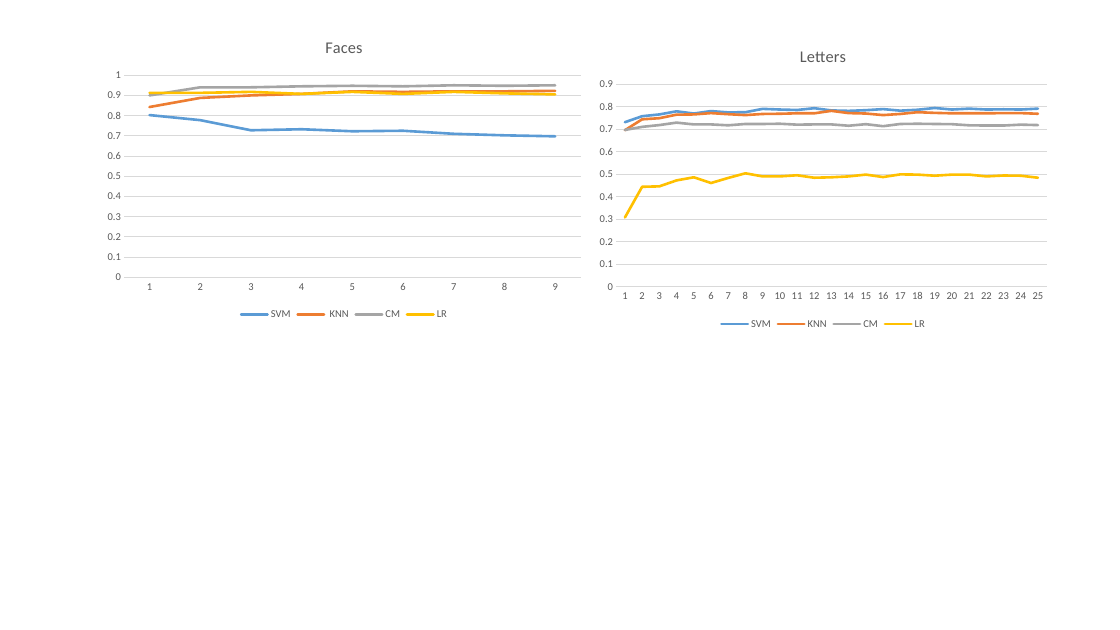
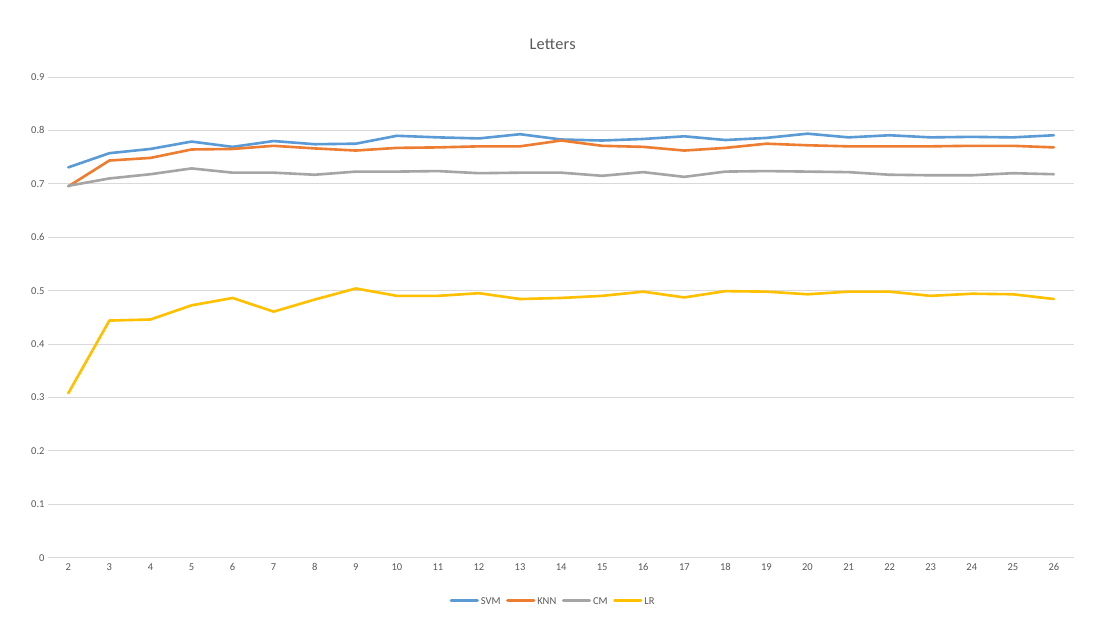
Before and after one commit to WoodMath/cse5334, a slide deck: slide 2 of hw02/p2output.pptx (slide 1 before the commit). Drawn at 1120x630 pixels with LibreOffice and Linux fonts; fonts in the diff are those of the drawing. Boxes give left, top, right and bottom in pixels: in the first picture for what was removed or moved away, otherwise in the second. Text is boxed around its words. In the diff, an @@ line names an element or a change of style, - is before the commit and + after.

```diff
--- a/hw02/p2output.pptx
+++ b/hw02/p2output.pptx
@@ line chart at (9, 13, 1096, 610) @@
-categories: 1, 2, 3, 4, 5, 6, 7, 8, 9, 10, 11, 12, 13, 14, 15, 16, 17, 18, 19, 20, 21, 22, 23, 24, 25
+categories: 2, 3, 4, 5, 6, 7, 8, 9, 10, 11, 12, 13, 14, 15, 16, 17, 18, 19, 20, 21, 22, 23, 24, 25, 26
@@ line chart: place and size @@
-line chart at (591, 32, 1056, 334)
+line chart at (9, 13, 1096, 610)
@@ line chart removed at (97, 23, 591, 324) @@
-title "Faces "
-categories: 1, 2, 3, 4, 5, 6, 7, 8, 9
-SVM: 0.8, 0.78, 0.73, 0.73, 0.72, 0.72, 0.71, 0.7, 0.7
- KNN: 0.84, 0.89, 0.9, 0.91, 0.92, 0.92, 0.92, 0.92, 0.92
-CM: 0.9, 0.94, 0.94, 0.94, 0.95, 0.94, 0.95, 0.95, 0.95
-LR: 0.91, 0.91, 0.92, 0.91, 0.92, 0.91, 0.92, 0.91, 0.91
```
Also in this commit, not shown: 1 slide added, 2 other files.
